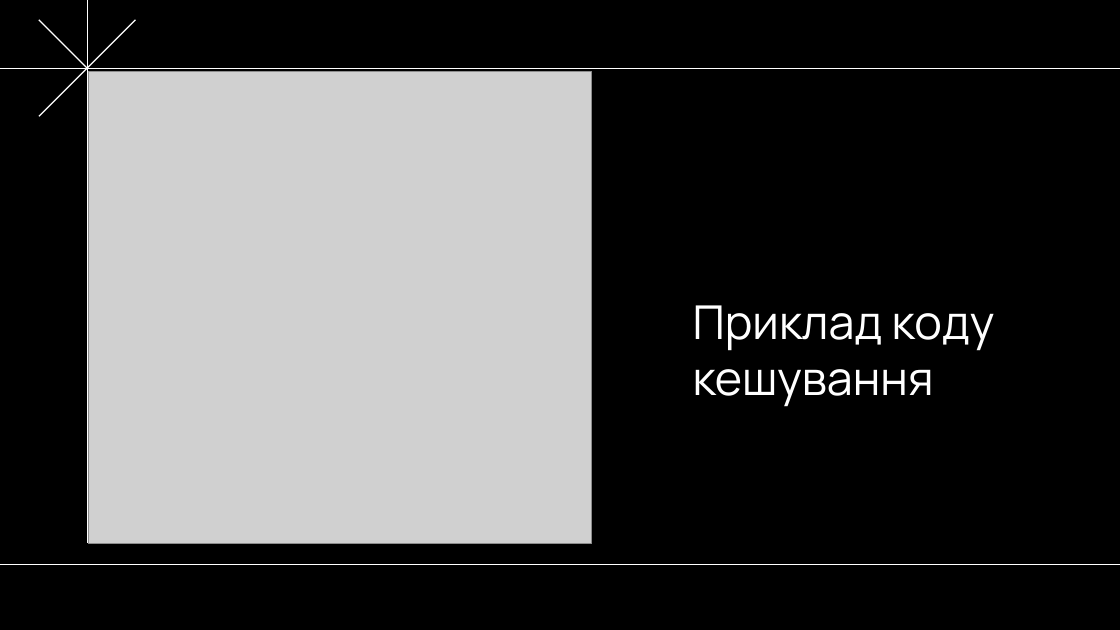
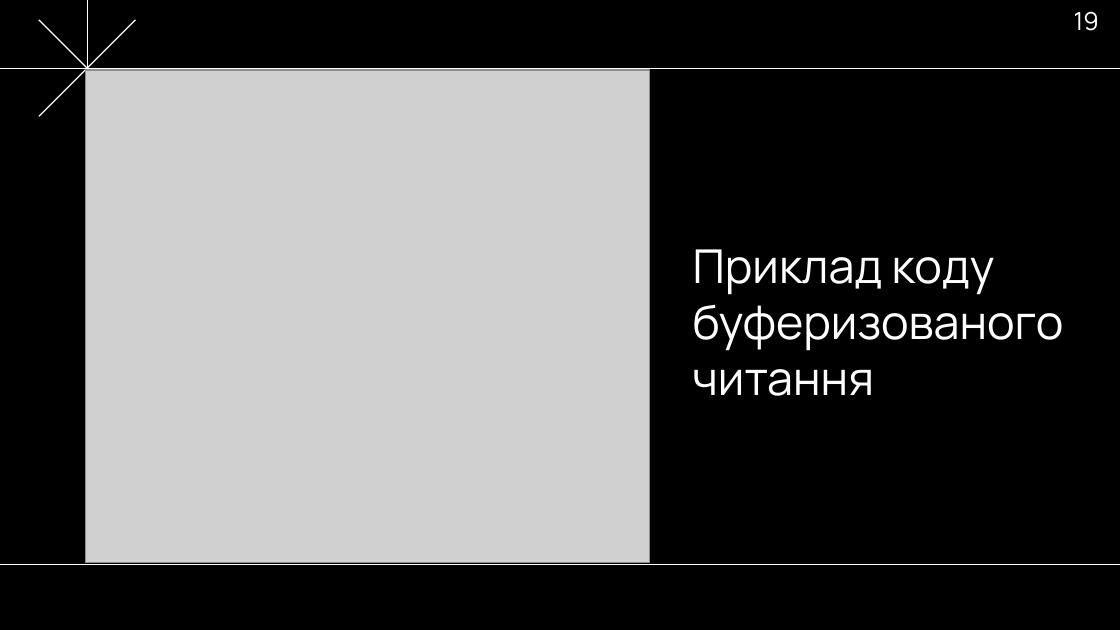
Before and after one commit to NureButsulinIhor/2025_B_PI_PZPI-21-2_Butsulin_I_O, a slide deck: slide 19 of 2025_Б_ПІ_ПЗПІ_21_2_Буцулін_І_О.pptx (slide 18 before the commit). Drawn at 1120x630 pixels with LibreOffice and Linux fonts; fonts in the diff are those of the drawing; grey boxes stand for pictures. Boxes give left, top, right and bottom in pixels: in the first picture for what was removed or moved away, otherwise in the second. Text is boxed around its words. In the diff, an @@ line names an element or a change of style, - is before the commit and + after.

```diff
--- a/2025_Б_ПІ_ПЗПІ_21_2_Буцулін_І_О.pptx
+++ b/2025_Б_ПІ_ПЗПІ_21_2_Буцулін_І_О.pptx
@@ page number added at bbox=[1074, 11, 1099, 31], 16 pt, text #FFFFFF @@
+19
@@ picture: place and size @@
-picture at bbox=[88, 72, 591, 544]
+picture at bbox=[85, 71, 650, 563]
@@ title at bbox=[693, 249, 1064, 396]: text changed @@
-Приклад коду кешування
+Приклад коду буферизованого читання
```
Also in this commit, not shown: 25 other slides changed, 1 other file.
